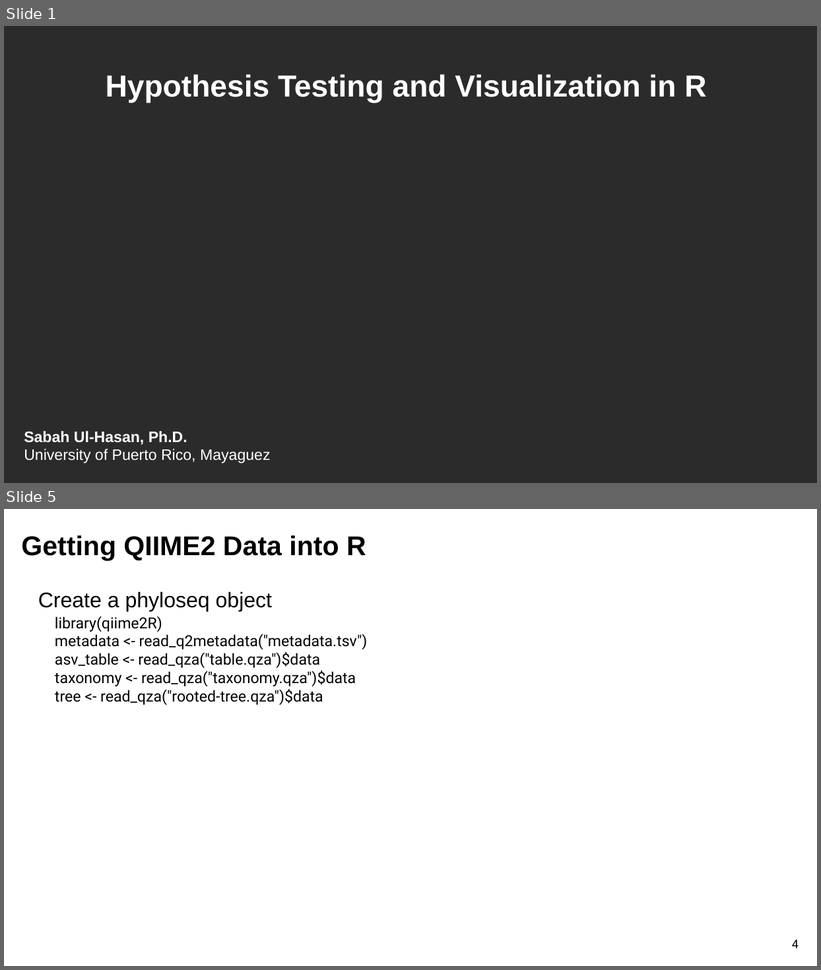
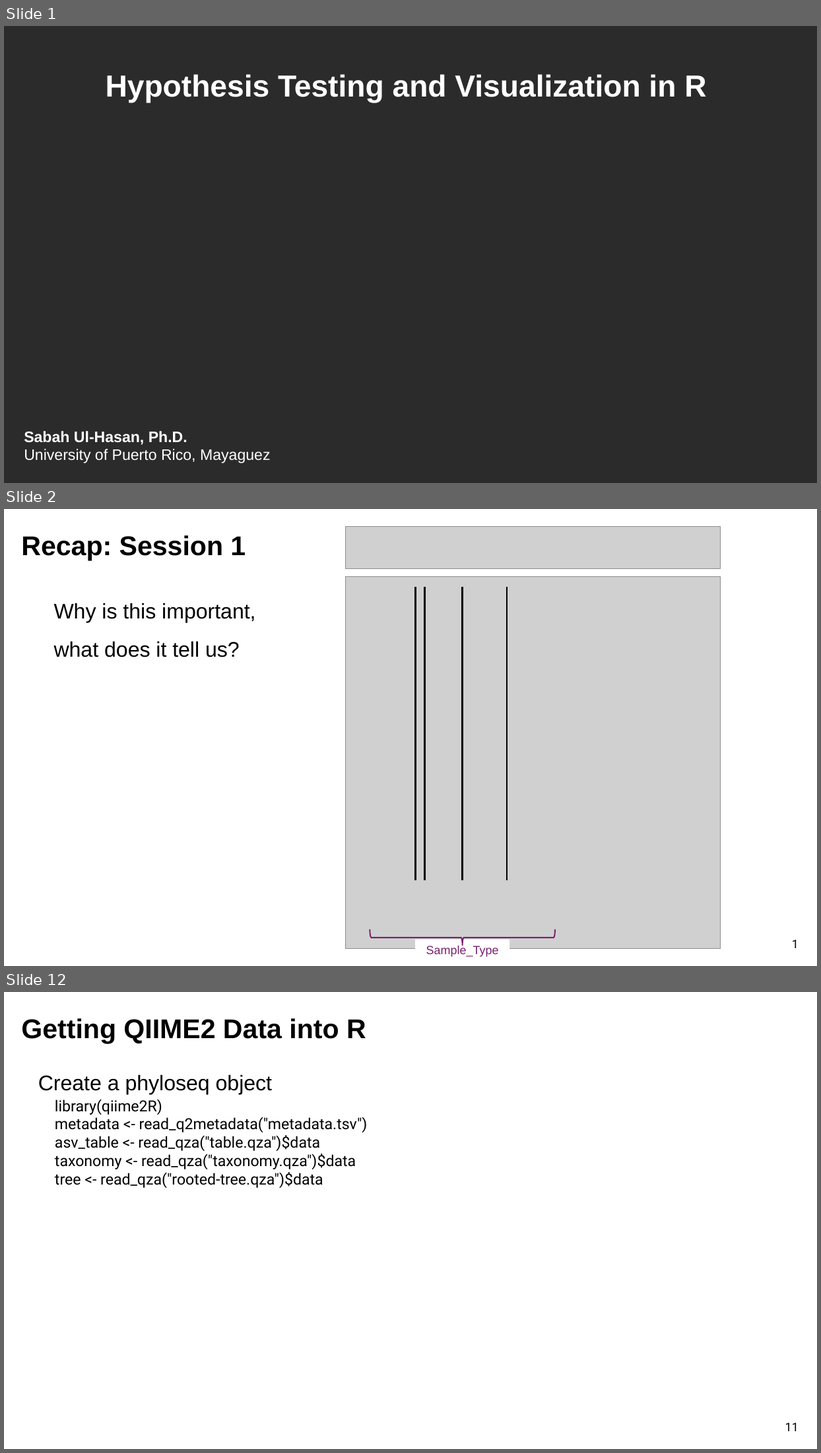
Before and after one commit to sabahzero/UPRM_QIIME2workshop, a slide deck: lectures/Lecture3_UlHasan.pptx. Shown one above the other, each under a label of ours: slides 1 and 5 before the commit, slides 1, 2 and 12 after it; the slides between them are not shown. The pictures are 821x970 and 821x1453 pixels, drawn with LibreOffice and Linux fonts; fonts in the diff are those of the drawing; grey boxes stand for pictures; background and template pictures are left out; a plain dark background stands for a picture behind light text. Boxes give left, top, right and bottom in pixels: in the first picture for what was removed or moved away, otherwise in the second. Text is boxed around its words. In the diff, an @@ line names an element or a change of style, - is before the commit and + after.

```diff
--- a/lectures/Lecture3_UlHasan.pptx
+++ b/lectures/Lecture3_UlHasan.pptx
@@ slide 2 added at (x1=4, y1=509, x2=817, y2=966), background #FFFFFF @@
@@ picture added at (x1=346, y1=526, x2=721, y2=569) @@
@@ text added at (x1=21, y1=535, x2=246, y2=560), 32 pt, text #000000, bold @@
+Recap: Session 1
@@ picture added at (x1=346, y1=577, x2=721, y2=949) @@
@@ line added from (415, 586) to (415, 881), #000000 2.25 pt @@
@@ line added from (425, 586) to (425, 881), #000000 2.25 pt @@
@@ line added from (463, 586) to (463, 881), #000000 2.25 pt @@
@@ line added from (507, 586) to (507, 881), #000000 2.25 pt @@
@@ text added at (x1=54, y1=603, x2=255, y2=657), 25 pt, text #000000 @@
+Why is this important,
+what does it tell us?
@@ left brace added at (x1=370, y1=929, x2=556, y2=946), outline #78206E 1.5 pt @@
@@ rectangle added at (x1=415, y1=940, x2=510, y2=960), fill #FFFFFF, 14 pt, text #78206E @@
+Sample_Type
@@ page number added at (x1=792, y1=940, x2=799, y2=949), 14 pt, text #000000 @@
+1
@@ what was slide 5 is now slide 12 @@
@@ page number at (x1=785, y1=1423, x2=799, y2=1432): text changed @@
-4
+11
```
Also in this commit, not shown: 4 slides changed, 8 other slides added, 2 slides removed, 2 other files.
